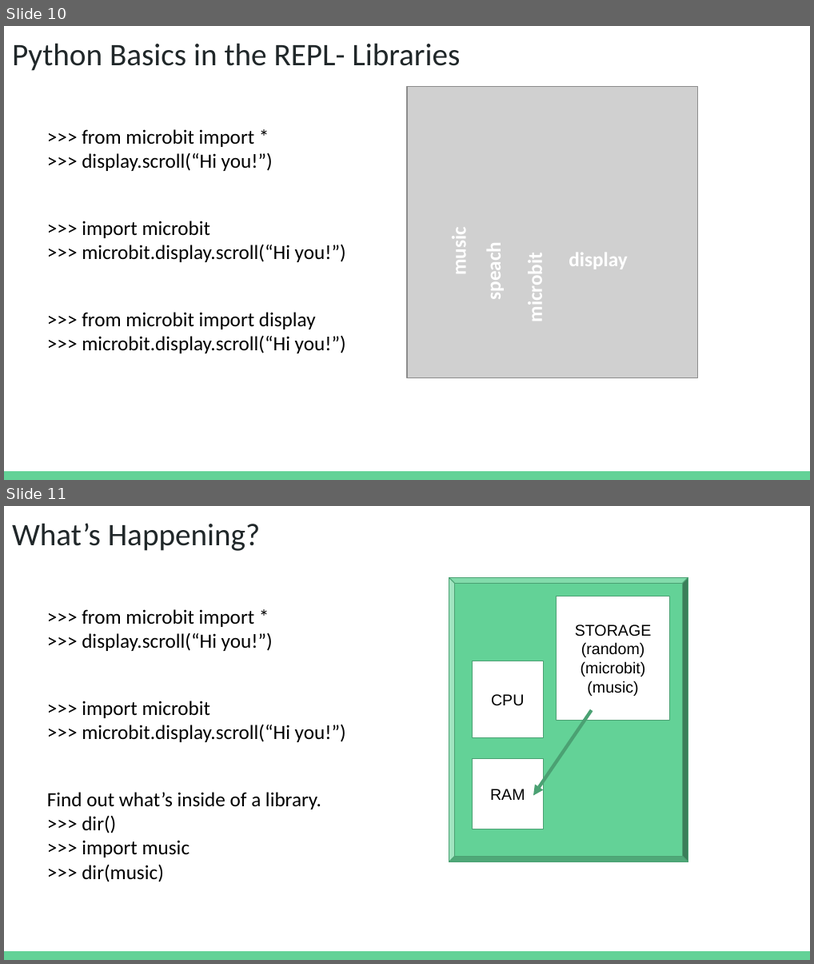
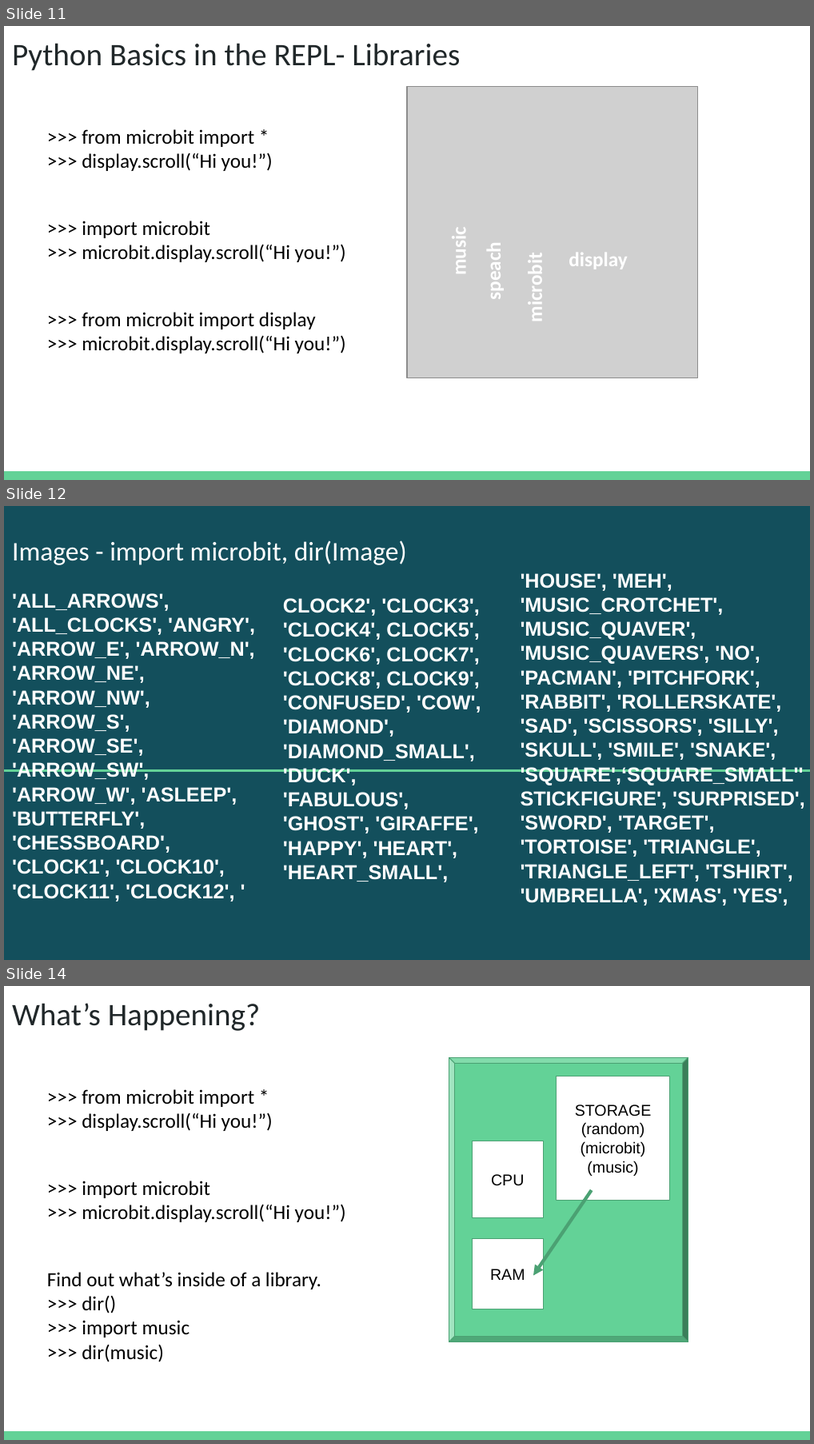
Before and after one commit to IEEE-BV/microbit, a slide deck: presentations/REPL v3.pptx. Shown one above the other, each under a label of ours: slides 10 and 11 before the commit, slides 11, 12 and 14 after it; the slides between them are not shown. The pictures are 814x964 and 814x1444 pixels, drawn with LibreOffice and Linux fonts; fonts in the diff are those of the drawing; grey boxes stand for pictures. Boxes give left, top, right and bottom in pixels: in the first picture for what was removed or moved away, otherwise in the second. Text is boxed around its words. In the diff, an @@ line names an element or a change of style, - is before the commit and + after.

```diff
--- a/presentations/REPL v3.pptx
+++ b/presentations/REPL v3.pptx
@@ slide 12 added at [4,506,810,960], background #134F5C @@
@@ title added at [12,540,407,565], 24 pt, text #FFFFFF @@
+Images - import microbit, dir(Image)
@@ text added at [521,573,806,881], 18 pt, text #FFFFFF, bold @@
+'HOUSE', 'MEH', 'MUSIC_CROTCHET', 'MUSIC_QUAVER', 'MUSIC_QUAVERS', 'NO', 'PACMAN', 'PITCHFORK', 'RABBIT', 'ROLLERSKATE', 'SAD', 'SCISSORS', 'SILLY', 'SKULL', 'SMILE', 'SNAKE', 'SQUARE',‘SQUARE_SMALL''STICKFIGURE', 'SURPRISED', 'SWORD', 'TARGET', 'TORTOISE', 'TRIANGLE', 'TRIANGLE_LEFT', 'TSHIRT', 'UMBRELLA', 'XMAS', 'YES',
@@ text added at [12,593,255,901], 18 pt, text #FFFFFF, bold @@
+'ALL_ARROWS', 'ALL_CLOCKS', 'ANGRY', 'ARROW_E', 'ARROW_N', 'ARROW_NE', 'ARROW_NW', 'ARROW_S', 'ARROW_SE', 'ARROW_SW', 'ARROW_W', 'ASLEEP', 'BUTTERFLY', 'CHESSBOARD', 'CLOCK1', 'CLOCK10', 'CLOCK11', 'CLOCK12', '
@@ text added at [283,598,481,882], 18 pt, text #FFFFFF, bold @@
+CLOCK2', 'CLOCK3', 'CLOCK4', CLOCK5', 'CLOCK6', CLOCK7', 'CLOCK8', CLOCK9',
+'CONFUSED', 'COW', 'DIAMOND', 'DIAMOND_SMALL', 'DUCK', 'FABULOUS', 'GHOST', 'GIRAFFE', 'HAPPY', 'HEART', 'HEART_SMALL',
@@ line added from (4, 771) to (810, 771), #63D297 1.5 pt @@
@@ what was slide 10 is now slide 11 @@
@@ what was slide 11 is now slide 14 @@
```
Also in this commit, not shown: 2 slides changed, 2 other slides added, 1 slide removed, 9 other files.
